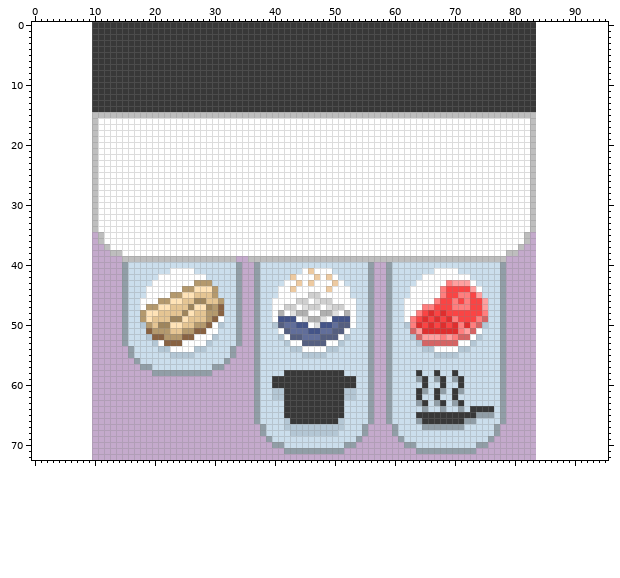
Pixel-art file: overcooked/UI/Recipes/Burritos/Recipe_Burrito_Meat.aseprite. Above, as it was before the edit.
74x73 pixels, 1 frame. Colours within 5 levels of each other are drawn and written as one. The old version is drawn lined up with the new one, on the new canvas.
After the commit:
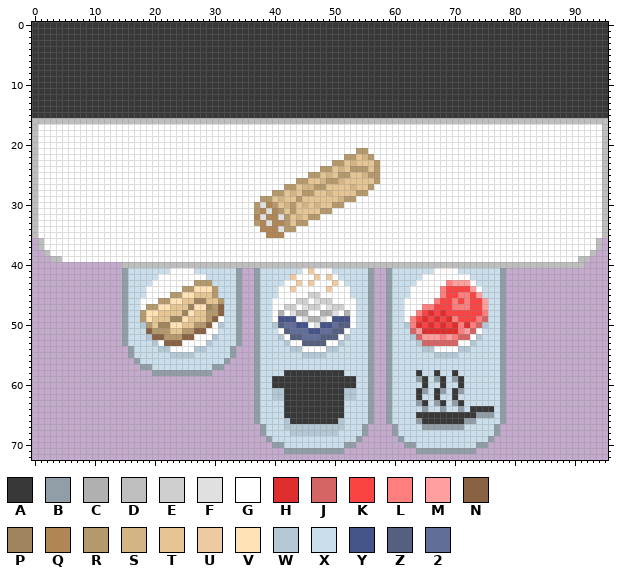
Palette (. is transparent): A #383838  B #919ea7  C #b0b0b0  D #bebebe  E #cfcfcf  F #e0e0e0  G #ffffff  H #df2e2e  J #d56464  K #fa4444  L #ff7e7e  M #ff9f9f  N #886242  P #9e855d  Q #b08656  R #b4996d  S #d3b485  T #e5c593  U #edcaa1  V #ffe3b7  W #b4c7d5  X #cbdeec  Y #445488  Z #555f80  2 #616e9a
Commit: Recipe expiration progress bar
Diff:
canvas 74x73 -> 96x73, the old top-left corner now at 10,0
Changed rows in their new state; - is an unchanged pixel.
first column x 0:
 0 AAAAAAAAAA--------------------------------------------------------------------------AAAAAAAAAAAA
 1 AAAAAAAAAA--------------------------------------------------------------------------AAAAAAAAAAAA
 2 AAAAAAAAAA--------------------------------------------------------------------------AAAAAAAAAAAA
 3 AAAAAAAAAA--------------------------------------------------------------------------AAAAAAAAAAAA
 4 AAAAAAAAAA--------------------------------------------------------------------------AAAAAAAAAAAA
 5 AAAAAAAAAA--------------------------------------------------------------------------AAAAAAAAAAAA
 6 AAAAAAAAAA--------------------------------------------------------------------------AAAAAAAAAAAA
 7 AAAAAAAAAA--------------------------------------------------------------------------AAAAAAAAAAAA
 8 AAAAAAAAAA--------------------------------------------------------------------------AAAAAAAAAAAA
 9 AAAAAAAAAA--------------------------------------------------------------------------AAAAAAAAAAAA
10 AAAAAAAAAA--------------------------------------------------------------------------AAAAAAAAAAAA
11 AAAAAAAAAA--------------------------------------------------------------------------AAAAAAAAAAAA
12 AAAAAAAAAA--------------------------------------------------------------------------AAAAAAAAAAAA
13 AAAAAAAAAA--------------------------------------------------------------------------AAAAAAAAAAAA
14 AAAAAAAAAA--------------------------------------------------------------------------AAAAAAAAAAAA
15 AAAAAAAAAAAAAAAAAAAAAAAAAAAAAAAAAAAAAAAAAAAAAAAAAAAAAAAAAAAAAAAAAAAAAAAAAAAAAAAAAAAAAAAAAAAAAAAA
16 DDDDDDDDDD-DDDDDDDDDDDDDDDDDDDDDDDDDDDDDDDDDDDDDDDDDDDDDDDDDDDDDDDDDDDDDDDDDDDDDDDD-DDDDDDDDDDDD
17 DGGGGGGGGGG------------------------------------------------------------------------GGGGGGGGGGGGD
18 DGGGGGGGGGG------------------------------------------------------------------------GGGGGGGGGGGGD
19 DGGGGGGGGGG------------------------------------------------------------------------GGGGGGGGGGGGD
20 DGGGGGGGGGG------------------------------------------------------------------------GGGGGGGGGGGGD
21 DGGGGGGGGGG-------------------------------------------RR---------------------------GGGGGGGGGGGGD
22 DGGGGGGGGGG-----------------------------------------RRTSR--------------------------GGGGGGGGGGGGD
23 DGGGGGGGGGG---------------------------------------RRTSTTTR-------------------------GGGGGGGGGGGGD
24 DGGGGGGGGGG-------------------------------------RRTSTRRRTR-------------------------GGGGGGGGGGGGD
25 DGGGGGGGGGG-----------------------------------RRTSTRRTTSRR-------------------------GGGGGGGGGGGGD
26 DGGGGGGGGGG---------------------------------RRTTSRRSTTTTTR-------------------------GGGGGGGGGGGGD
27 DGGGGGGGGGG-------------------------------RRTSSRRTTTTSTTR--------------------------GGGGGGGGGGGGD
28 DGGGGGGGGGG-----------------------------RRTSTRRTTSTTTTRR---------------------------GGGGGGGGGGGGD
29 DGGGGGGGGGG---------------------------RRTSTTRTTTTTTSRR-----------------------------GGGGGGGGGGGGD
30 DGGGGGGGGGG--------------------------RFQRTSRTSTSTTRR-------------------------------GGGGGGGGGGGGD
31 DGGGGGGGGGG--------------------------RQFQRTRTTTTRR---------------------------------GGGGGGGGGGGGD
32 DGGGGGGGGGG--------------------------QFQQFRTSTRR-----------------------------------GGGGGGGGGGGGD
33 DGGGGGGGGGG--------------------------RQFQQRTRR-------------------------------------GGGGGGGGGGGGD
34 DGGGGGGGGGG---------------------------QQQFRR---------------------------------------GGGGGGGGGGGGD
35 DGGGGGGGGGGG---------------------------QQQ----------------------------------------GGGGGGGGGGGGGD
36 -DGGGGGGGGGG----------------------------------------------------------------------GGGGGGGGGGGGD-
37 -DGGGGGGGGGGG--------------------------------------------------------------------GGGGGGGGGGGGGD-
38 --DGGGGGGGGGGGG----------------------------------------------------------------GGGGGGGGGGGGGGD--
39 ---DDGGGGGGGGGGGGGGGGGGGGGGGGGGGGGGGGGGGGGGGGGGGGGGGGGGGGGGGGGGGGGGGGGGGGGGGGGGGGGGGGGGGGGGDD---
40 ---------------DDDDDDDDDDDDDDDDDDDDDDDDDDDDDDDDDDDDDDDDDDDDDDDDDDDDDDDDDDDDDDDDDDDDDDDDDDDDD----
